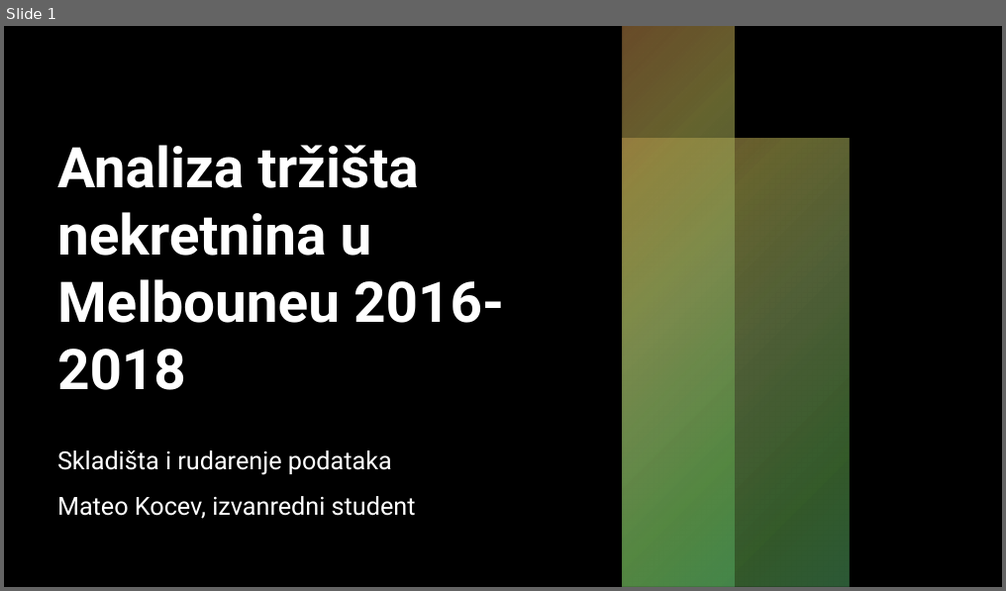
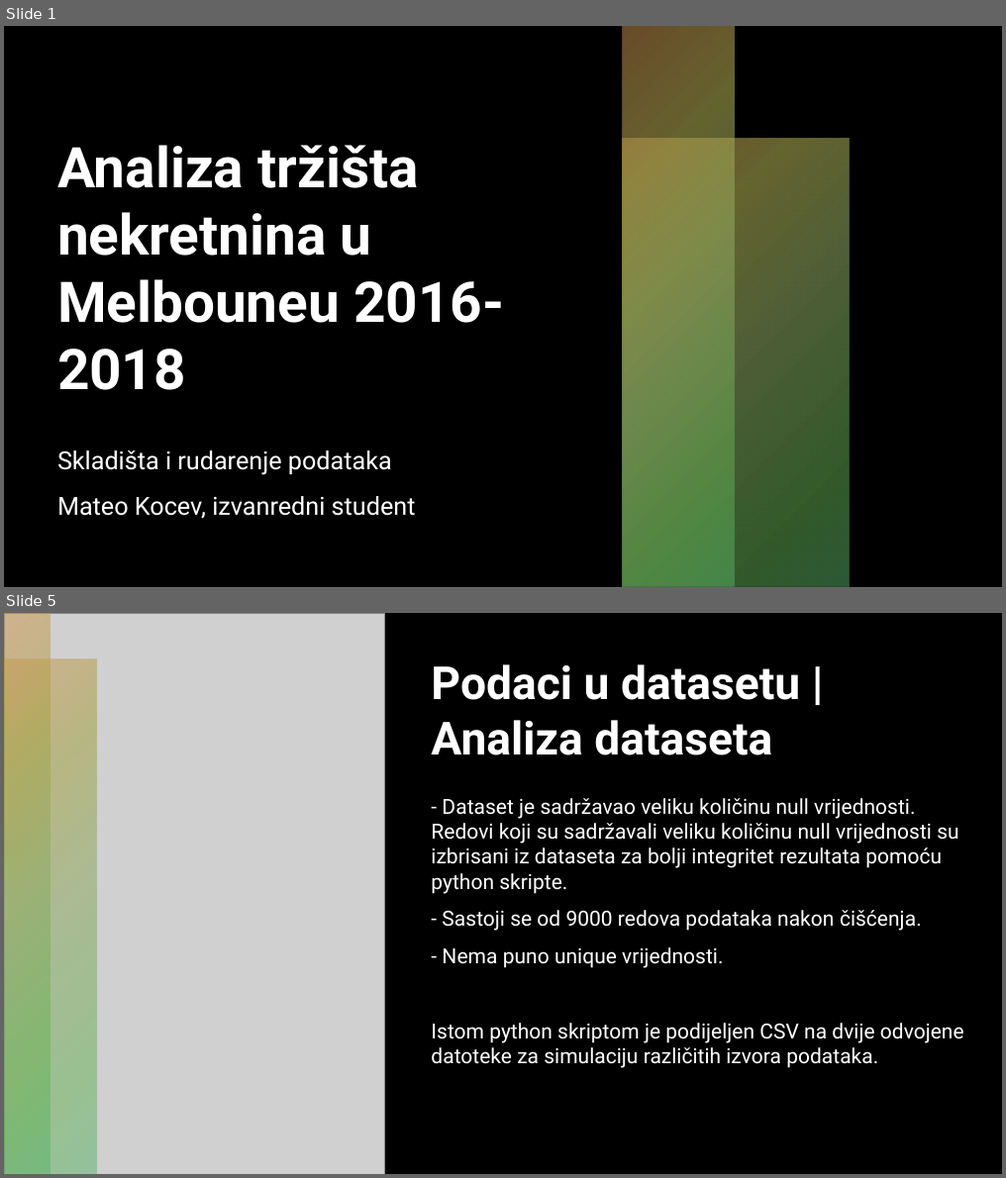
Before and after one commit to mateokocev/sirp, a slide deck: Analiza tržišta nekretnina u Melbouneu 2016-2018.pptx. Shown one above the other, each under a label of ours: slide 1 before the commit, slides 1 and 5 after it; the slides between them are not shown. The pictures are 1006x591 and 1006x1178 pixels, drawn with LibreOffice and Linux fonts; fonts in the diff are those of the drawing; grey boxes stand for pictures; background and template pictures are left out. Boxes give left, top, right and bottom in pixels: in the first picture for what was removed or moved away, otherwise in the second. Text is boxed around its words. In the diff, an @@ line names an element or a change of style, - is before the commit and + after.

```diff
--- a/Analiza tržišta nekretnina u Melbouneu 2016-2018.pptx
+++ b/Analiza tržišta nekretnina u Melbouneu 2016-2018.pptx
@@ slide 5 added at (4, 613, 1002, 1174), background #000000 @@
@@ rectangle added at (4, 613, 51, 1174), fill gradient #D19651 to #A9A64F to #90AB63 to #66B253 to #58B46B @@
@@ rectangle added at (4, 613, 1002, 1174), fill #000000 @@
@@ picture added at (4, 613, 385, 1174) @@
@@ rectangle added at (4, 613, 51, 1174), fill gradient #D19651 to #A9A64F to #90AB63 to #66B253 to #58B46B @@
@@ rectangle added at (4, 660, 97, 1174), fill gradient #D19651 to #A9A64F to #90AB63 to #66B253 to #58B46B @@
@@ rectangle added at (4, 660, 97, 1174), fill gradient #D19651 to #A9A64F to #90AB63 to #66B253 to #58B46B @@
@@ title added at (431, 664, 800, 756), 44 pt, text #FFFFFF, bold @@
+Podaci u datasetu | Analiza dataseta
@@ text added at (431, 798, 964, 1068), 20 pt, text #FFFFFF @@
+- Dataset je sadržavao veliku količinu null vrijednosti. Redovi koji su sadržavali veliku količinu null vrijednosti su izbrisani iz dataseta za bolji integritet rezultata pomoću python skripte.
+- Sastoji se od 9000 redova podataka nakon čišćenja.
+- Nema puno unique vrijednosti.
+Istom python skriptom je podijeljen CSV na dvije odvojene datoteke za simulaciju različitih izvora podataka.
```
Also in this commit, not shown: 2 slides changed, 37 other slides added, 2 other files.
